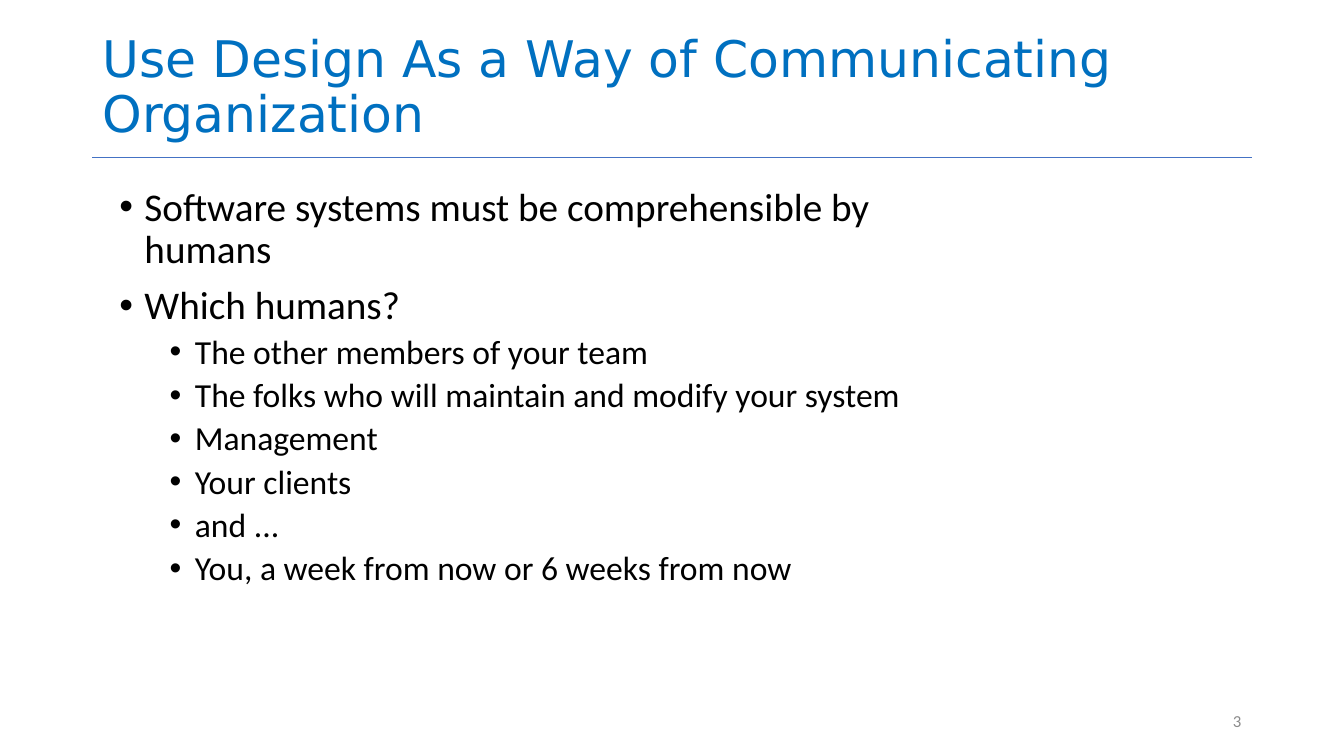
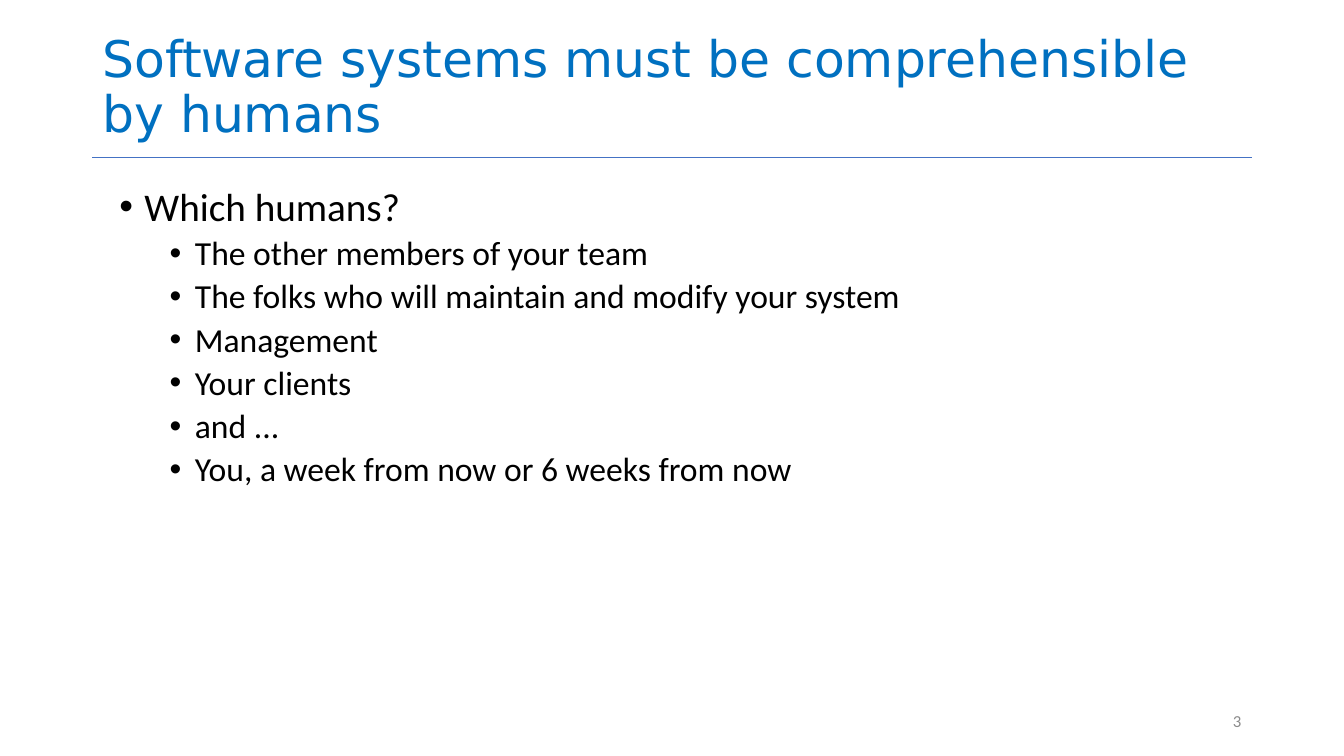
Before and after one commit to neu-se/CS4530-Spring-2026, a slide deck: slide 3 of Slides/Module 08 Code Level Design.pptx. Drawn at 1344x756 pixels with LibreOffice and Linux fonts; fonts in the diff are those of the drawing. Boxes give left, top, right and bottom in pixels: in the first picture for what was removed or moved away, otherwise in the second. Text is boxed around its words. In the diff, an @@ line names an element or a change of style, - is before the commit and + after.

```diff
--- a/Slides/Module 08 Code Level Design.pptx
+++ b/Slides/Module 08 Code Level Design.pptx
@@ title at (102, 38, 1188, 143): text changed @@
-Use Design As a Way of Communicating Organization
+Software systems must be comprehensible by humans
@@ text at (144, 193, 869, 264): paragraph removed @@
-• Software systems must be comprehensible by humans
```
Also in this commit, not shown: 14 other slides changed, 3 slides added, 1 other file.
